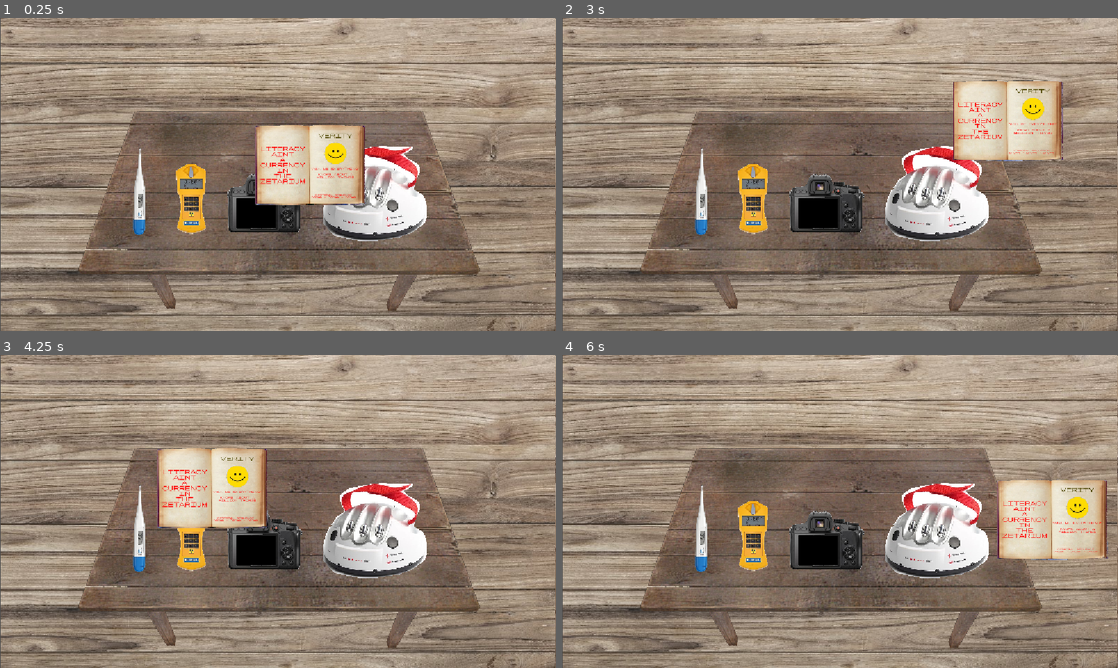
Above: before the commit, frames 1-4 (two rows, left to right).
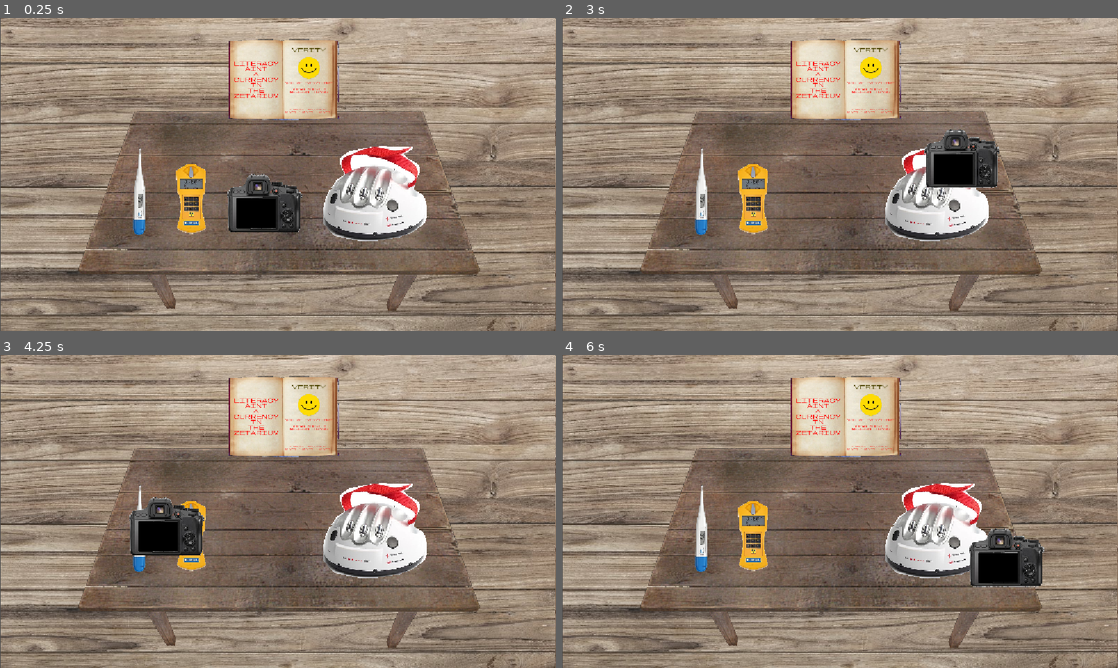
Above: after the commit, the same moments.

Repository: Birdyness/Hands-On-Z-P-
Game: Godot game, scene res://Scenes/workspace.tscn
Same seed, same stepped clock (60 frames per second), same inputs: the game is played once before the commit and once after it. The engine's default icon, where the game draws it, is replaced by a stand-in: a white triangle on a blue panel in a dark square.
Inputs (mouse positions are in pixels of both pictures, inside the frame that each line leads up to):
- Up to frame 1 (0.25 s): no input
- Up to frame 2 (3 s): click (940, 193) at 0.52 s; click (828, 202) at 1.27 s; click (828, 202) at 2.02 s; tap Enter at 2.75 s; move the mouse to (962, 158) at 2.77 s; tap E (ui_e, bound only after the commit) at 2.85 s
- Up to frame 3 (4.25 s): tap Space at 3.5 s; move the mouse to (166, 527) at 3.52 s; tap E (ui_e, bound only after the commit) at 3.6 s
- Up to frame 4 (6 s): tap Enter at 4.25, 5.75 s; move the mouse to (895, 442) at 4.27 s; tap E (ui_e, bound only after the commit) at 4.35, 5.1, 5.85 s; tap Space at 5 s; move the mouse to (812, 574) at 5.02 s; move the mouse to (1006, 558) at 5.77 s

The runs differ from the first frame. In frame 1, 9.6% of the frame differs, in the area x 41-66%, y 6-60%; in frame 2, 13%; in frame 3, 13%; in frame 4, 13%, in the area x 40-99%, y 6-75%.

Commit message:
workin, added book, cleaned some code

Diff:
--- a/Scenes/book.tscn
+++ b/Scenes/book.tscn
@@ -24,3 +24,5 @@
 [node name="CollisionShape2D" type="CollisionShape2D" parent="." unique_id=304657374]
 position = Vector2(1.5, 1)
 shape = SubResource("RectangleShape2D_g4v7s")
+
+[connection signal="pressed" from="Button" to="." method="_on_button_pressed"]
--- a/Scenes/bookInside.tscn
+++ b/Scenes/bookInside.tscn
@@ -6,7 +6,7 @@
 [sub_resource type="RectangleShape2D" id="RectangleShape2D_g4v7s"]
 size = Vector2(795, 568)
 
-[node name="The Perfect Book" type="Area2D" unique_id=1266168866]
+[node name="bookInside" type="Area2D" unique_id=1266168866]
 script = ExtResource("1_b25w4")
 
 [node name="Sprite2D" type="Sprite2D" parent="." unique_id=1465507148]
--- a/Scenes/workspace.tscn
+++ b/Scenes/workspace.tscn
@@ -55,7 +55,7 @@
 position = Vector2(290, 362)
 
 [node name="Book" parent="." unique_id=1508869801 instance=ExtResource("3_j6iwe")]
-position = Vector2(642, 304)
+position = Vector2(587, 127)
 
 [node name="EntityView" type="Sprite2D" parent="." unique_id=924884764]
 self_modulate = Color(1.5589281, 1.5589281, 1.5589281, 1)
--- a/Scripts/Base Scripts or smth/tools.gd
+++ b/Scripts/Base Scripts or smth/tools.gd
@@ -14,6 +14,9 @@
 	if touching:
 		position = get_global_mouse_position() - off
 
+	if Input.is_action_just_pressed("ui_e"):
+		interact()
+
 func _on_button_button_down():
 	touching = true
 	off = get_global_mouse_position() - global_position
@@ -25,8 +28,3 @@
 #Call this everytime u want to interact
 func interact():
 	pass
-
-func _input(event):
-	if event is InputEventKey and event.pressed and not event.echo:
-		if event.keycode == KEY_E and touching == true:
-			interact()
--- a/Scripts/Node Scripts/book.gd
+++ b/Scripts/Node Scripts/book.gd
@@ -1,5 +1,13 @@
-extends toolBasic
+extends Area2D
 signal book_open
+@onready var bookInside = $"../BookInside"
 
-func interact():
+func _ready() -> void:
+	bookInside.book_close.connect(book_closed)
+
+func _on_button_pressed() -> void:
 	book_open.emit()
+	self.hide()
+
+func book_closed():
+	self.show()
--- a/Scripts/Node Scripts/book_inside.gd
+++ b/Scripts/Node Scripts/book_inside.gd
@@ -1,6 +1,7 @@
 extends Area2D
 @onready var book = $"../Book"
 var book_open = false
+signal book_close
 
 # Called when the node enters the scene tree for the first time.
 func _ready() -> void:
@@ -8,14 +9,14 @@
 	get_parent().move_child(self, 0)
 	book.book_open.connect(book_opened)
 
+func _process(delta: float) -> void:
+	if Input.is_action_just_pressed("ui_escape") and book_open == true:
+		hide()
+		get_parent().move_child(self, 0)
+		book_open = false
+		book_close.emit()
+
 func book_opened():
 	show()
 	move_to_front()
 	book_open = true
-
-func _input(event):
-	if event is InputEventKey and event.pressed and not event.echo:
-		if event.keycode == KEY_ESCAPE and book_open == true:
-			hide()
-			get_parent().move_child(self, 0)
-			book_open = false
--- a/project.godot
+++ b/project.godot
@@ -42,6 +42,16 @@
 "events": [Object(InputEventKey,"resource_local_to_scene":false,"resource_name":"","device":-1,"window_id":0,"alt_press …(192 unchanged characters)…
 ]
 }
+ui_escape={
+"deadzone": 0.2,
+"events": [Object(InputEventKey,"resource_local_to_scene":false,"resource_name":"","device":-1,"window_id":0,"alt_pressed":false,"shift_pressed":false,"ctrl_pressed":false,"meta_pressed":false,"pressed":false,"keycode":0,"physical_keycode":4194305,"key_label":0,"unicode":0,"location":0,"echo":false,"script":null)
+]
+}
+ui_e={
+"deadzone": 0.2,
+"events": [Object(InputEventKey,"resource_local_to_scene":false,"resource_name":"","device":-1,"window_id":0,"alt_pressed":false,"shift_pressed":false,"ctrl_pressed":false,"meta_pressed":false,"pressed":false,"keycode":0,"physical_keycode":69,"key_label":0,"unicode":101,"location":0,"echo":false,"script":null)
+]
+}
 
 [physics]
 
Not shown, added: Scenes/workspace.tscn5295719538.tmp
